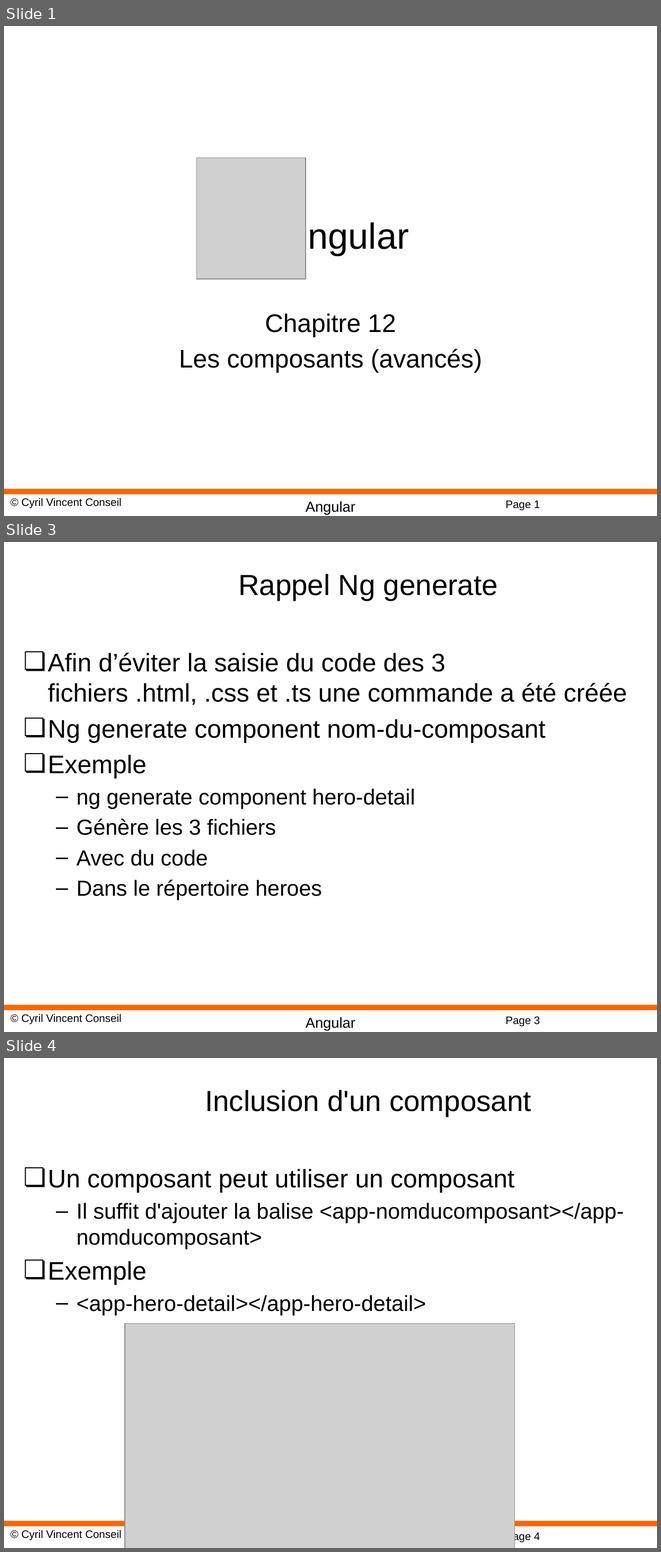
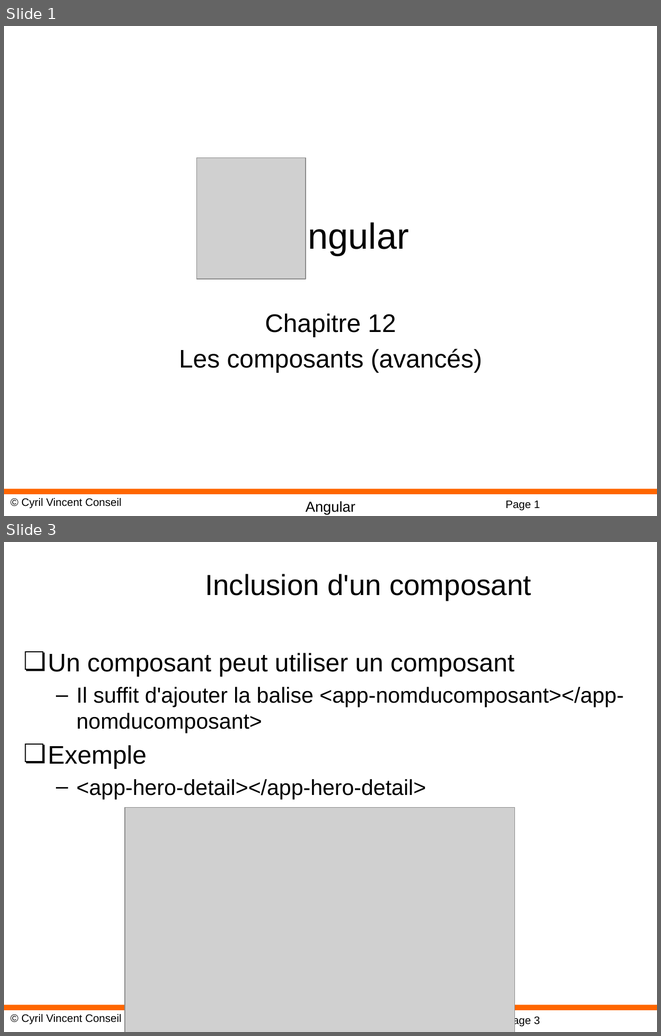
Before and after one commit to cyrilvincent/angular, a slide deck: PPT/Angular12-Components.pptx. Shown one above the other, each under a label of ours: slides 1, 3 and 4 before the commit, slides 1 and 3 after it; the slides between them are not shown. The pictures are 661x1552 and 661x1036 pixels, drawn with LibreOffice and Linux fonts; fonts in the diff are those of the drawing; grey boxes stand for pictures; background and template pictures are left out. Boxes give left, top, right and bottom in pixels: in the first picture for what was removed or moved away, otherwise in the second. Text is boxed around its words. In the diff, an @@ line names an element or a change of style, - is before the commit and + after.

```diff
--- a/PPT/Angular12-Components.pptx
+++ b/PPT/Angular12-Components.pptx
@@ slide 3 removed at (x1=4, y1=542, x2=657, y2=1032), background #FFFFFF; not listed: 4 template elements that a slide beside it also shows @@
@@ title removed at (x1=238, y1=574, x2=498, y2=600) @@
-Rappel Ng generate
@@ text removed at (x1=48, y1=652, x2=627, y2=900) @@
-❏ Afin d’éviter la saisie du code des 3 fichiers .html, .css et .ts une commande a été créée
-❏ Ng generate component nom-du-composant
-❏ Exemple
-  – ng generate component hero-detail
-  – Génère les 3 fichiers
-  – Avec du code
-  – Dans le répertoire heroes
@@ what was slide 4 is now slide 3 @@
@@ page number at (x1=505, y1=1015, x2=540, y2=1026): text changed @@
-Page 4
+Page 3
```
Also in this commit, not shown: 3 slides changed, 6 other slides removed, 51 other files.
